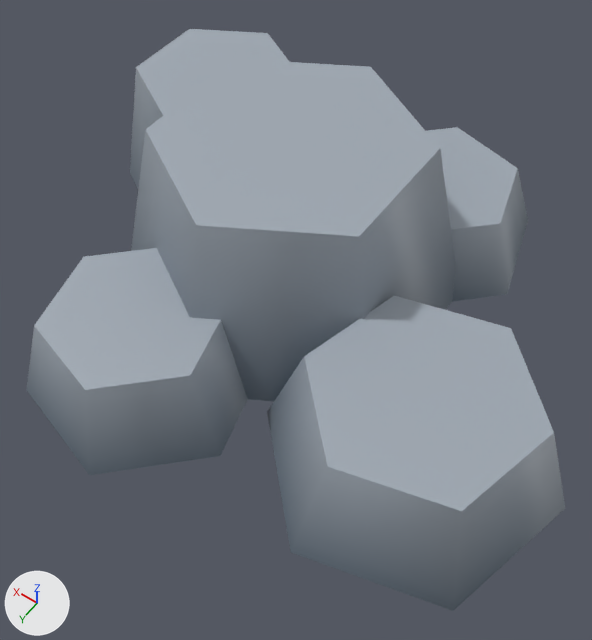
Before and after pictures for a commit that changed the glTF model client/public/assets/kenney-station/rocks.glb.
The view is the same before and after, from a camera (50 mm lens) standing at (-1.094, 0.31, 1.226) and looking at (-0.58, -0.408, 0.097). Lighting does not change. The marker at lower left points along +X, +Y and +Z. The picture after the commit comes second. Where no turn or scale is listed for an object, it has been applied to the vertices. Vertices at exactly the same position are counted once.

Names of what the first picture shows: 'rocks'.
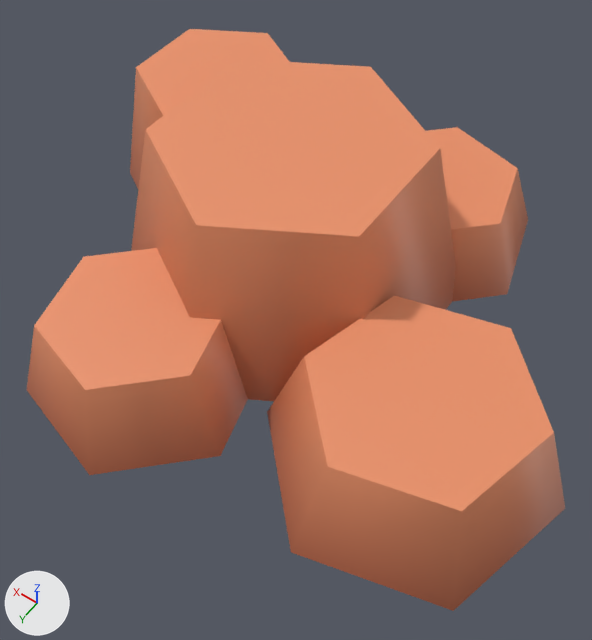
Scene script edits in JSON lines:
```json
{"block": "me_rocks", "where": "me_rocks.from_pydata(...)  # 60 vertices, 80 faces; spans x -0.556..0.556, y -0.509..0.509, z -0.176..0.176"}
{"block": "me_rocks", "where": "# used by ob_rocks; location = (-0.556, -0.516, 0.176)"}
{"block": "me_rocks", "change": "me_rocks part 1: 80 faces centred in x -0.496..0.539, y -0.472..0.472, z -0.126..0.176 are repainted in the vertex colours; the middle colour goes from grey #9fa8b2 to orange #ea9168"}
```

Where the change shows, as pixel boxes (x1, y1, x2, y2) in the pictures (592 x 640 px):
```json
{"part": 1, "of": "me_rocks", "change": "recoloured", "before": [27, 29, 565, 611], "after": [27, 29, 565, 611], "on screen": "grey to orange"}
```
